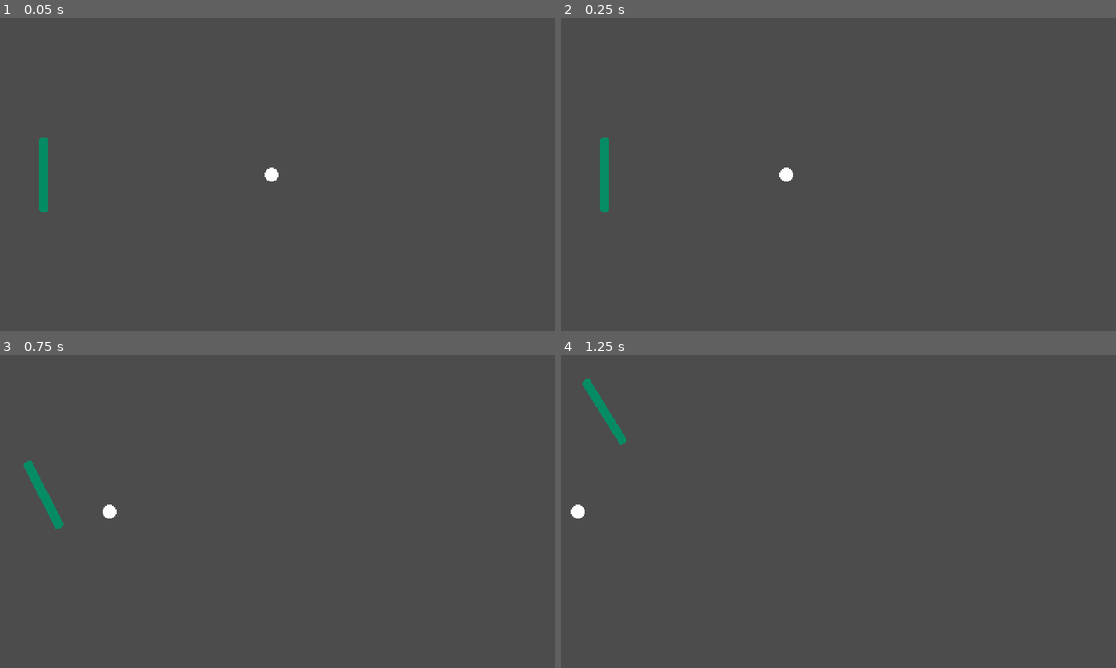
Above: before the commit, frames 1-4 (two rows, left to right).
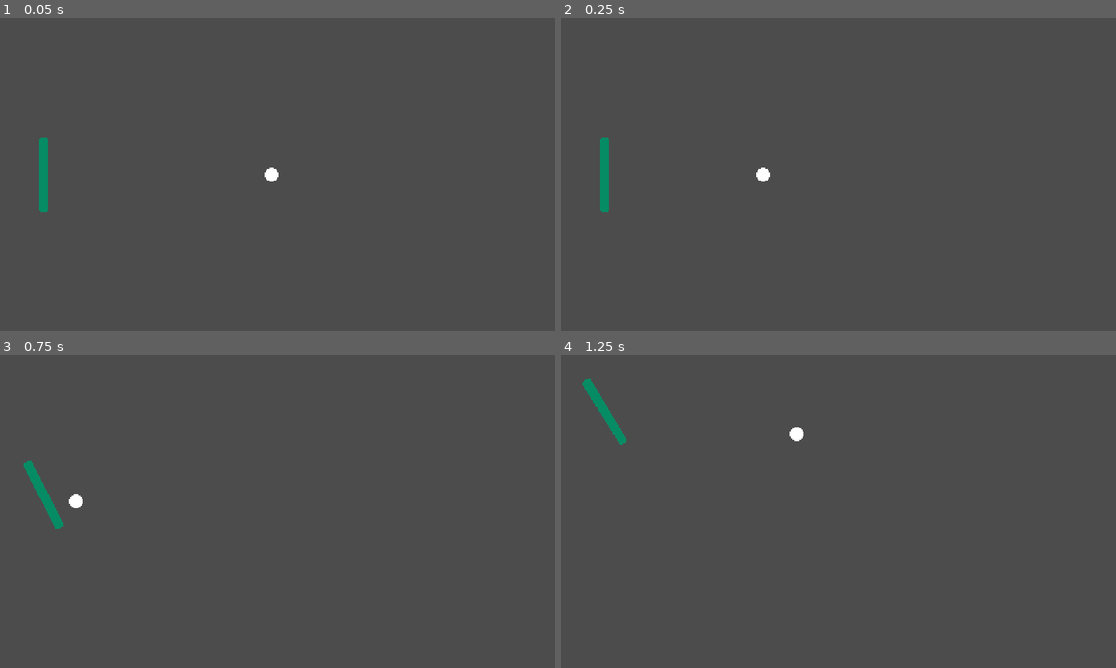
Above: after the commit, the same moments.

Repository: adatechschool/spin-spong
Game: Godot game, scene res://scenes/pong.tscn
Two runs of this game, one before a commit and one after it. Both use one fixed random seed, a clock stepped at 60 frames per second and the inputs below.
Inputs:
- Up to frame 1 (0.05 s): no input
- Up to frame 2 (0.25 s): no input
- Up to frame 3 (0.75 s): hold Up (adriel_goes_up) from 0.53 s (still down)
- Up to frame 4 (1.25 s): keep holding Up (adriel_goes_up)

Frame 1 is identical in both runs. In frame 2, 0.2% of the frame differs, in the area x 35-42%, y 47-53%; in frame 3, 0.2%; in frame 4, 0.2%, in the area x 1-44%, y 7-53%.

Commit message:
Add stupid point counter.

Diff:
--- a/scenes/ball.tscn
+++ b/scenes/ball.tscn
@@ -18,7 +18,6 @@
 physics_material_override = SubResource( 1 )
 gravity_scale = 0.0
 script = ExtResource( 1 )
-min_speed = 200
 
 [node name="hitbox" type="CollisionShape2D" parent="."]
 shape = SubResource( 2 )
--- a/scenes/paddle.tscn
+++ b/scenes/paddle.tscn
@@ -18,10 +18,10 @@
 angular_damp = 4.0
 script = ExtResource( 1 )
 
-[node name="CollisionShape2D" type="CollisionShape2D" parent="."]
+[node name="lockBox" type="CollisionShape2D" parent="."]
 shape = SubResource( 1 )
 
-[node name="RemoteTransform2D" type="RemoteTransform2D" parent="."]
+[node name="positionSetter" type="RemoteTransform2D" parent="."]
 remote_path = NodePath("../paddle")
 update_rotation = false
 update_scale = false
--- a/scenes/paddleBox.gd
+++ b/scenes/paddleBox.gd
@@ -2,15 +2,13 @@
 
 export var speed = 2000
 export var rotation_speed = 9000
-onready var myPaddle = get_node("paddle")
+
+onready var paddle = $paddle as RigidBody2D
+
 var input = 0
 
 func _integrate_forces(state):
 	input = int(Input.is_action_pressed("adriel_goes_down")) - \
 			int(Input.is_action_pressed("adriel_goes_up"))
-	if input:
-		applied_force = Vector2(0, input * speed)
-		myPaddle.applied_torque = input * rotation_speed
-	else:
-		applied_force = Vector2(0, 0)
-		myPaddle.applied_torque = 0
+	applied_force = Vector2(0, input * speed)
+	paddle.applied_torque = input * rotation_speed
--- a/scenes/pong.tscn
+++ b/scenes/pong.tscn
@@ -1,19 +1,29 @@
-[gd_scene load_steps=5 format=2]
+[gd_scene load_steps=6 format=2]
 
 [ext_resource path="res://scripts/pong.gd" type="Script" id=1]
 [ext_resource path="res://scenes/border.tscn" type="PackedScene" id=2]
 [ext_resource path="res://scenes/paddle.tscn" type="PackedScene" id=3]
 [ext_resource path="res://scenes/ball.tscn" type="PackedScene" id=4]
+[ext_resource path="res://scenes/target.tscn" type="PackedScene" id=5]
 
 [node name="pong" type="Node"]
 script = ExtResource( 1 )
 
 [node name="border" parent="." instance=ExtResource( 2 )]
 
-[node name="adriel" parent="." instance=ExtResource( 3 )]
+[node name="adrielPaddle" parent="." instance=ExtResource( 3 )]
 position = Vector2( 38.049, 135 )
 speed = 1200
 rotation_speed = 12000
 
 [node name="ball" parent="." instance=ExtResource( 4 )]
 position = Vector2( 240, 135 )
+min_speed = 300
+max_speed = 200
+
+[node name="adrielWeakSpot" parent="." instance=ExtResource( 5 )]
+scale = Vector2( 1, 270 )
+
+[node name="lucWeakSpot" parent="." instance=ExtResource( 5 )]
+position = Vector2( 479, 0 )
+scale = Vector2( 1, 270 )
--- /dev/null
+++ b/scenes/target.tscn
@@ -0,0 +1,11 @@
+[gd_scene load_steps=2 format=2]
+
+[ext_resource path="res://scripts/target.gd" type="Script" id=1]
+
+[node name="target" type="Area2D"]
+collision_mask = 8
+script = ExtResource( 1 )
+
+[node name="area" type="CollisionPolygon2D" parent="."]
+polygon = PoolVector2Array( 0, 0, 1, 0, 1, 1, 0, 1 )
+[connection signal="body_entered" from="." to="." method="_on_target_body_entered" flags=6]
--- a/scripts/ball.gd
+++ b/scripts/ball.gd
@@ -1,10 +1,10 @@
 extends RigidBody2D
 
-export var max_speed = 300
-export var min_speed = 30
+export var min_speed: int
+export var max_speed: int
 
 func _ready():
-	linear_velocity = Vector2.LEFT * max_speed / 3
+	linear_velocity = Vector2.LEFT
 
 func _integrate_forces(_state):
 	linear_velocity = linear_velocity.clamped(max_speed)
--- a/scripts/pong.gd
+++ b/scripts/pong.gd
@@ -1,5 +1,10 @@
 extends Node
 
-func _input(event):
+var score:= 0
+
+func restart_game() -> void:
+	get_tree().reload_current_scene()
+
+func _input(event) -> void:
 	if event.is_action_pressed("pong_restart"):
-		print(get_tree().reload_current_scene())
+		restart_game()
--- /dev/null
+++ b/scripts/target.gd
@@ -0,0 +1,6 @@
+extends Area2D
+
+var counter: int
+
+func _on_target_body_entered(_body):
+	counter += 1
Not shown, changed: .gitignore
